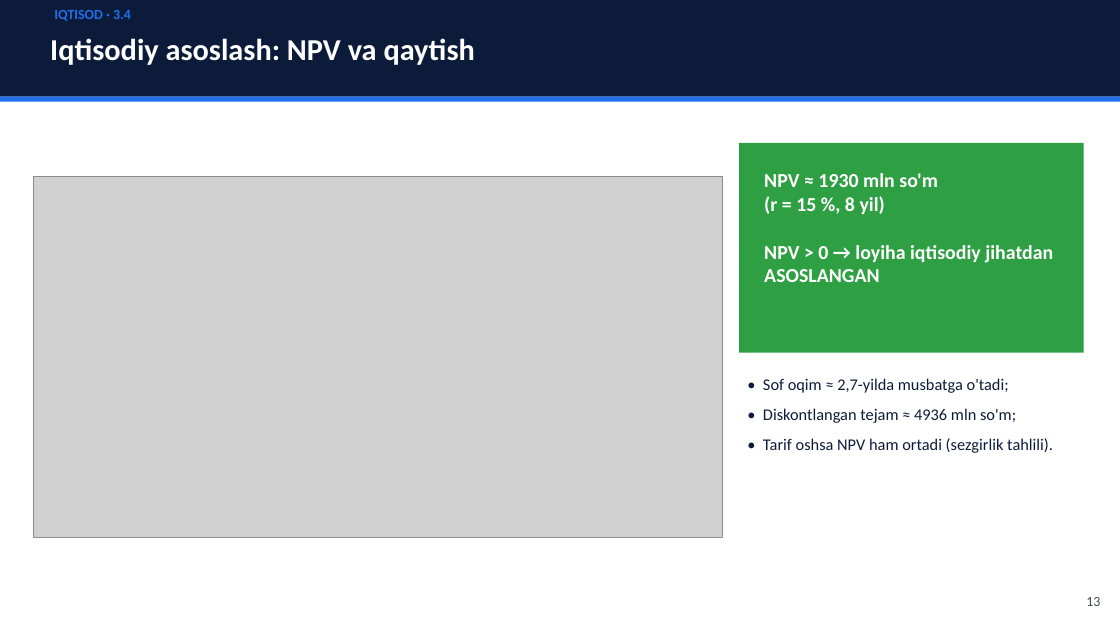
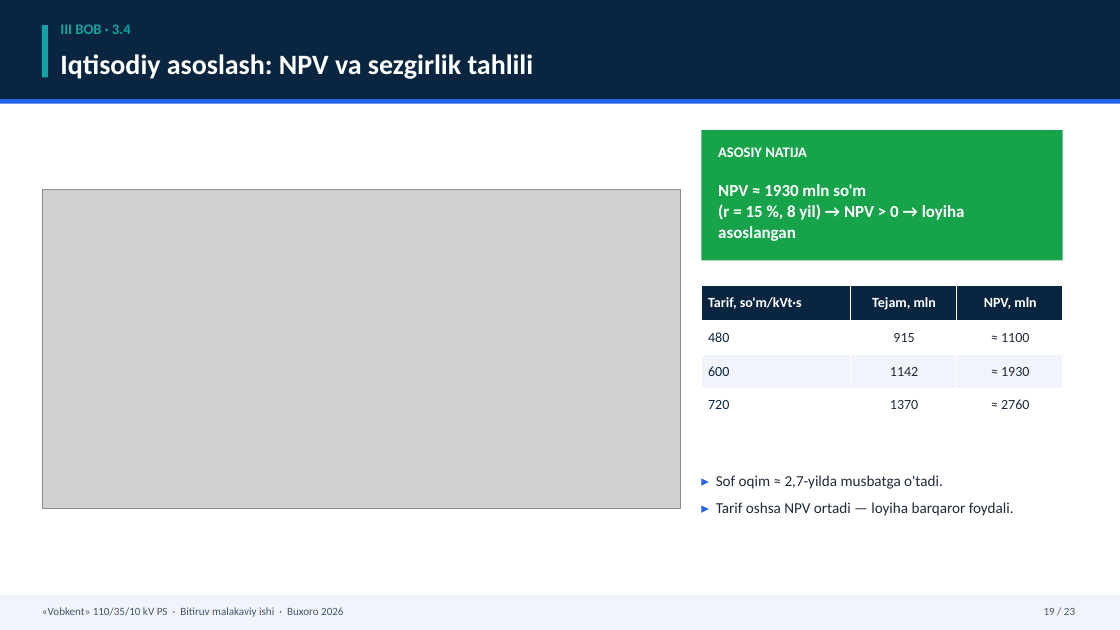
Before and after one commit to sherzod6114/-C-Users-Sherzod-Desktop-BMI_final_v5.docx-, a slide deck: slide 19 of Prezentatsiya_Vobkent_BMI.pptx (slide 13 before the commit). Drawn at 1120x630 pixels with LibreOffice and Linux fonts; fonts in the diff are those of the drawing; grey boxes stand for pictures. Boxes give left, top, right and bottom in pixels: in the first picture for what was removed or moved away, otherwise in the second. Text is boxed around its words. In the diff, an @@ line names an element or a change of style, - is before the commit and + after.

```diff
--- a/Prezentatsiya_Vobkent_BMI.pptx
+++ b/Prezentatsiya_Vobkent_BMI.pptx
@@ rectangle at (x1=0, y1=0, x2=1120, y2=99): fill #0D1B3A to #0A2540 @@
@@ rectangle added at (x1=42, y1=25, x2=48, y2=77), fill #0EA5A4 @@
@@ text at (x1=60, y1=24, x2=131, y2=34): text changed; size 12 to 12.5 pt; text colour #1F6FEB to #0EA5A4 @@
-IQTISOD · 3.4
+III BOB · 3.4
@@ text at (x1=60, y1=54, x2=534, y2=79): text changed; size 26 to 24 pt @@
-Iqtisodiy asoslash: NPV va qaytish
+Iqtisodiy asoslash: NPV va sezgirlik tahlili
@@ text "Iqtisodiy asoslash: NPV va sezgirlik ..." at (x1=60, y1=54, x2=534, y2=79): vertical alignment middle to top @@
@@ rectangle at (x1=0, y1=99, x2=1120, y2=104): fill #1F6FEB to #2563EB @@
@@ rectangle resized from (x1=739, y1=143, x2=1084, y2=353) to (x1=702, y1=130, x2=1063, y2=260) @@
@@ rectangle at (x1=702, y1=130, x2=1063, y2=260): fill #2EA043 to #16A34A @@
@@ text added at (x1=718, y1=147, x2=807, y2=157), 12.5 pt, text #FFFFFF, bold @@
+ASOSIY NATIJA
@@ picture resized from (x1=34, y1=176, x2=723, y2=538) to (x1=42, y1=189, x2=681, y2=508) @@
@@ text at (x1=718, y1=184, x2=965, y2=241): text changed; size 17 to 14.5 pt @@
-NPV ≈ 1930 mln so'm
-(r = 15 %, 8 yil)
-NPV > 0 → loyiha iqtisodiy jihatdan ASOSLANGAN
+NPV ≈ 1930 mln so'm
+(r = 15 %, 8 yil) → NPV > 0 → loyiha asoslangan
@@ table added at (x1=702, y1=286, x2=1062, y2=422), 4 rows, 3 columns @@
+Tarif, so'm/kVt·s | Tejam, mln | NPV, mln
+480 | 915 | ≈ 1100
+600 | 1142 | ≈ 1930
+720 | 1370 | ≈ 2760
@@ text at (x1=716, y1=475, x2=1014, y2=516): text changed; size 14 to 13 pt; text colour #0D1B3A to #1F2A3A @@
-• Sof oqim ≈ 2,7-yilda musbatga o'tadi;
-• Diskontlangan tejam ≈ 4936 mln so'm;
-• Tarif oshsa NPV ham ortadi (sezgirlik tahlili).
+▸ Sof oqim ≈ 2,7-yilda musbatga o'tadi.
+▸ Tarif oshsa NPV ortadi — loyiha barqaror foydali.
@@ rectangle added at (x1=0, y1=595, x2=1120, y2=630), fill #F1F5FB @@
@@ text removed at (x1=1086, y1=597, x2=1100, y2=606) @@
-13
@@ text added at (x1=42, y1=607, x2=343, y2=617), 9.5 pt, text #475569 @@
+«Vobkent» 110/35/10 kV PS · Bitiruv malakaviy ishi · Buxoro 2026
@@ text added at (x1=1044, y1=608, x2=1075, y2=615), 9.5 pt, text #475569 @@
+19 / 23
```
Also in this commit, not shown: 10 other slides changed, 12 slides added, 6 slides removed, 16 other files.
